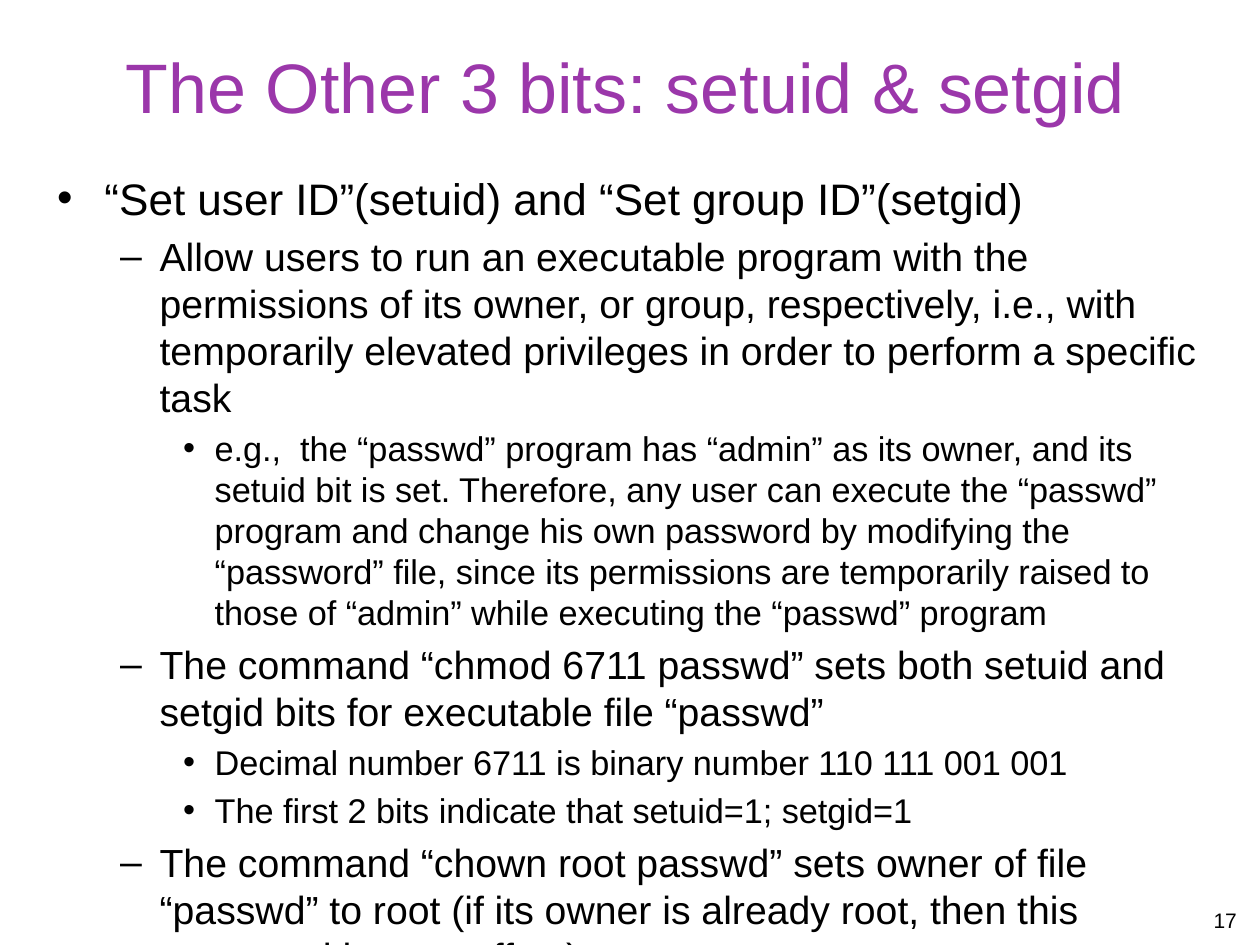
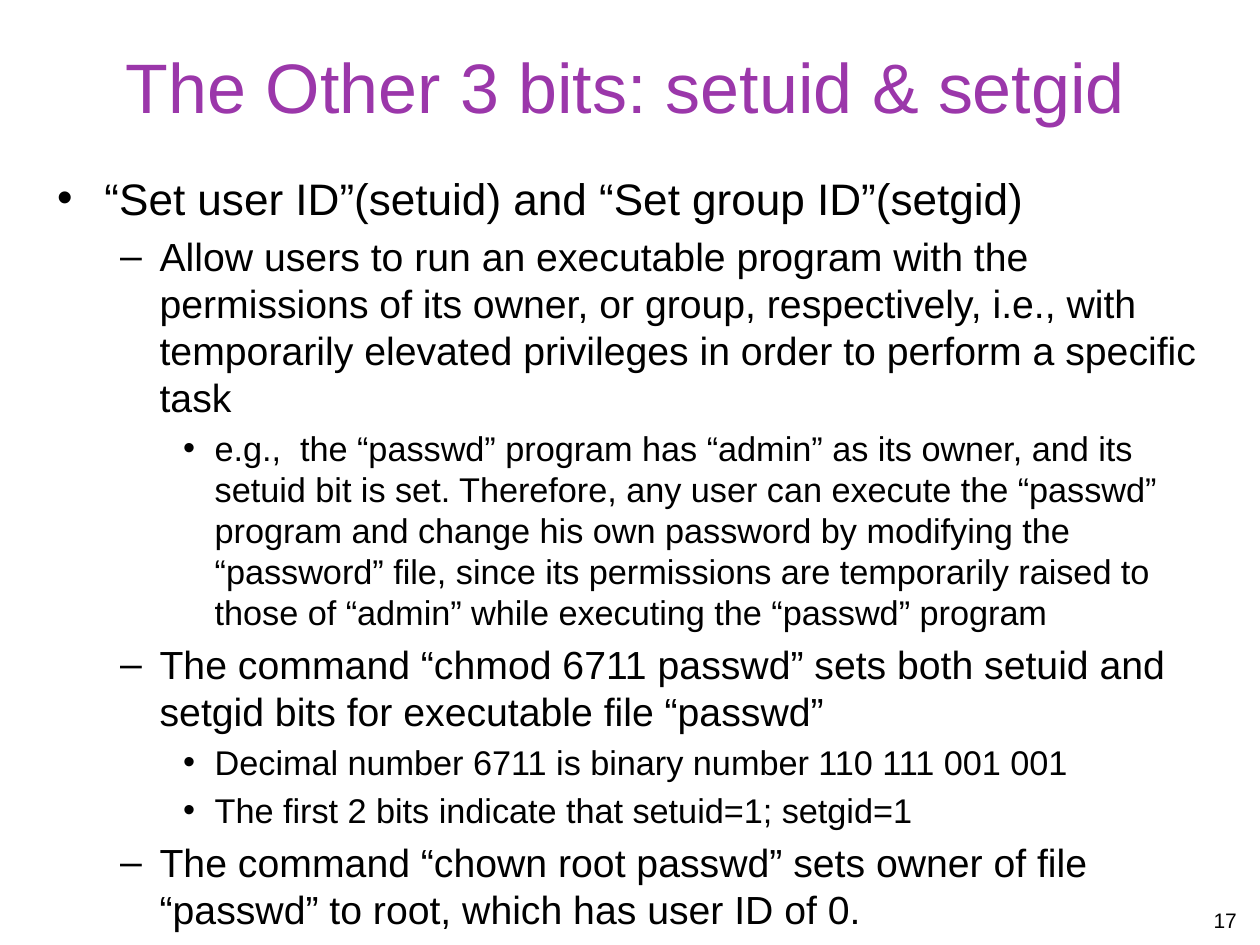
Before and after one commit to gulaoshi/gu.github.io, a slide deck: slide 17 of InfoSec/PPTs/L4-CH04-Access Control.pptx. Drawn at 1260x945 pixels with LibreOffice and Linux fonts; fonts in the diff are those of the drawing. Boxes give left, top, right and bottom in pixels: in the first picture for what was removed or moved away, otherwise in the second. Text is boxed around its words. In the diff, an @@ line names an element or a change of style, - is before the commit and + after.

```diff
--- a/InfoSec/PPTs/L4-CH04-Access Control.pptx
+++ b/InfoSec/PPTs/L4-CH04-Access Control.pptx
@@ text at bbox=[160, 848, 1087, 932]: text changed @@
-  – The command “chown root passwd” sets owner of file “passwd” to root (if its owner is already root, then this command has no effect)
+  – The command “chown root passwd” sets owner of file “passwd” to root, which has user ID of 0.
```
Also in this commit, not shown: 1 other slide changed, 1 other file.
